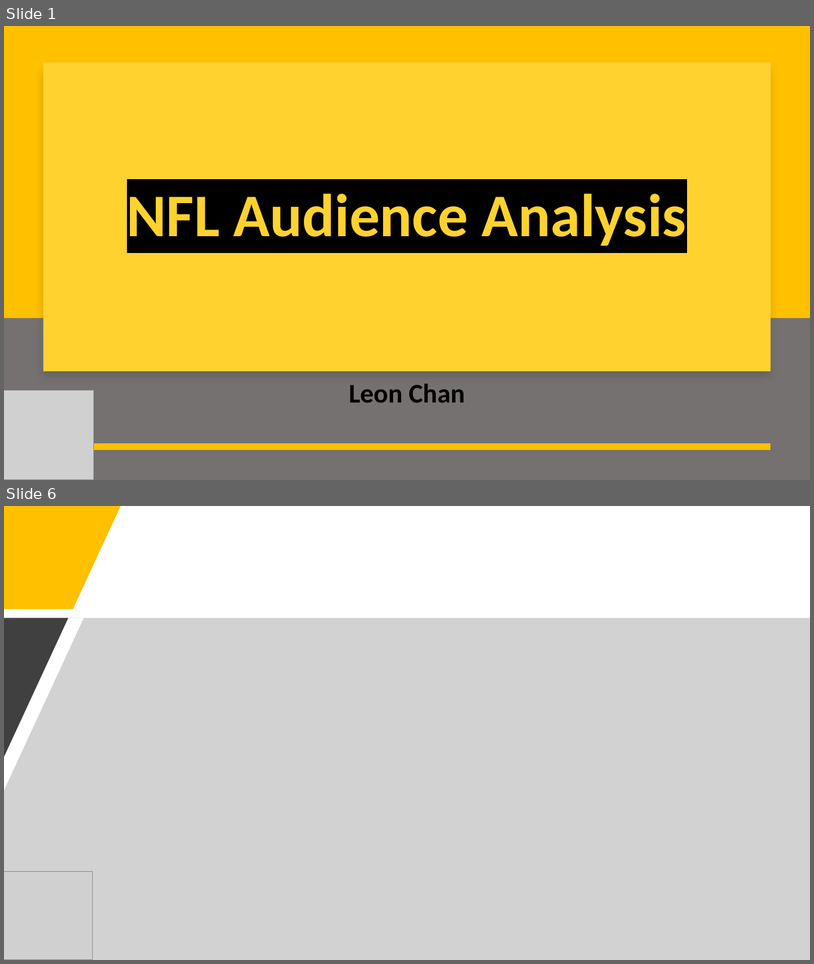
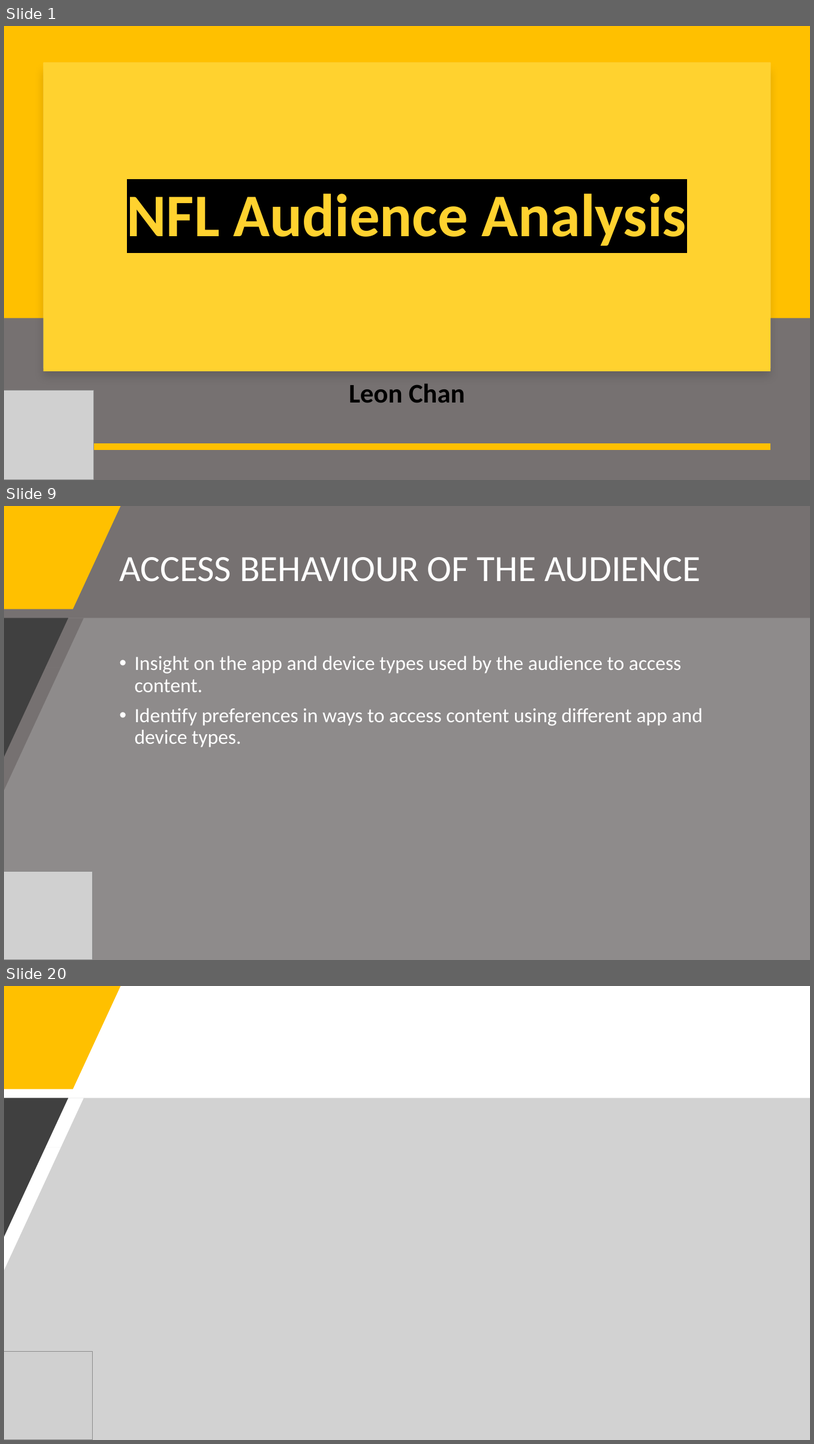
Before and after one commit to leonghchan/nfl-audience-analysis, a slide deck: NFL_Audience_Presentation.pptx. Shown one above the other, each under a label of ours: slides 1 and 6 before the commit, slides 1, 9 and 20 after it; the slides between them are not shown. The pictures are 814x964 and 814x1444 pixels, drawn with LibreOffice and Linux fonts; fonts in the diff are those of the drawing; grey boxes stand for pictures. Boxes give left, top, right and bottom in pixels: in the first picture for what was removed or moved away, otherwise in the second. Text is boxed around its words. In the diff, an @@ line names an element or a change of style, - is before the commit and + after.

```diff
--- a/NFL_Audience_Presentation.pptx
+++ b/NFL_Audience_Presentation.pptx
@@ slide 9 added at <box>4,506,810,960</box>, background #767171 @@
@@ freeform shape added at <box>4,506,121,609</box>, fill #FFC000 @@
@@ title added at <box>119,557,701,582</box>, 44 pt, text #FFFFFF @@
+ACCESS BEHAVIOUR OF THE AUDIENCE
@@ freeform shape added at <box>4,618,810,960</box>, fill #A6A6A6 at 50% opacity @@
@@ freeform shape added at <box>4,618,68,756</box>, fill #404040 @@
@@ text added at <box>135,656,703,747</box>, 24 pt, text #FFFFFF @@
+• Insight on the app and device types used by the audience to access content.
+• Identify preferences in ways to access content using different app and device types.
@@ picture added at <box>4,871,93,960</box> @@
@@ what was slide 6 is now slide 20 @@
```
Also in this commit, not shown: 3 slides changed, 14 other slides added, 4 slides removed, 9 other files.
